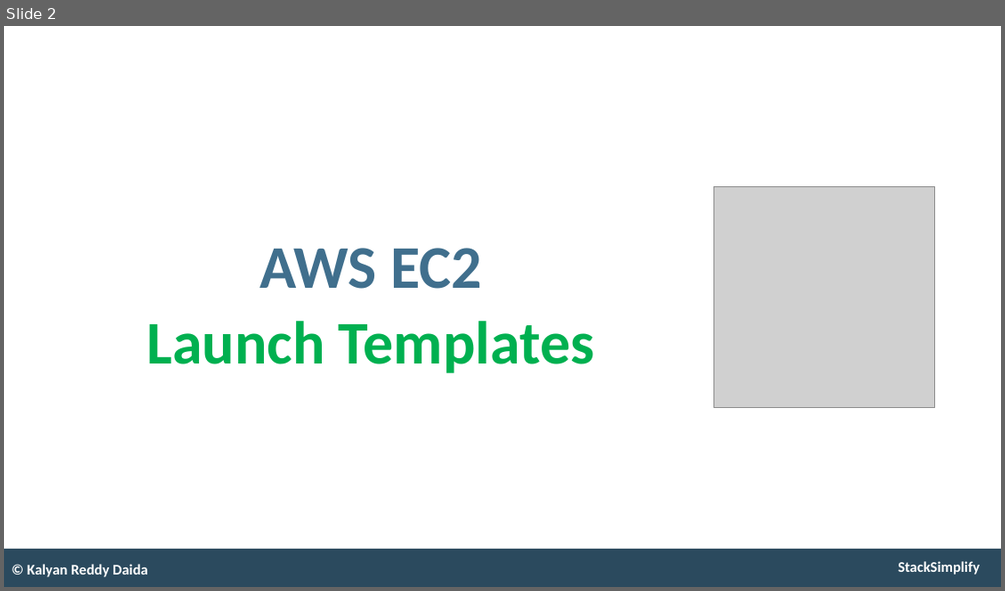
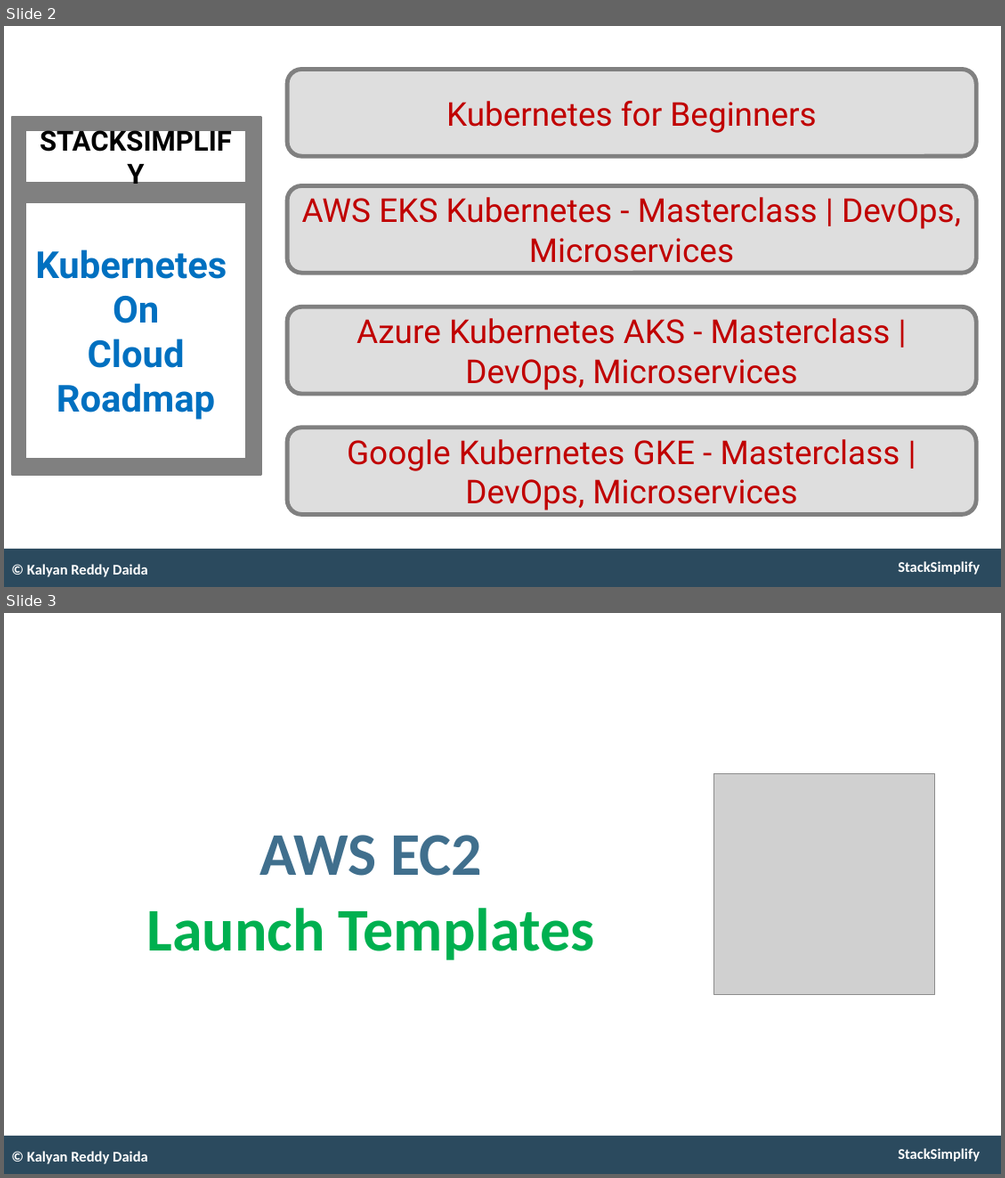
Before and after one commit to stacksimplify/aws-eks-kubernetes-masterclass, a slide deck: presentation/AWS-Fargate-and-EKS-Masterclass.pptx. Shown one above the other, each under a label of ours: slide 2 before the commit, slides 2 and 3 after it. The pictures are 1005x591 and 1005x1178 pixels, drawn with LibreOffice and Linux fonts; fonts in the diff are those of the drawing; grey boxes stand for pictures. Boxes give left, top, right and bottom in pixels: in the first picture for what was removed or moved away, otherwise in the second. Text is boxed around its words. In the diff, an @@ line names an element or a change of style, - is before the commit and + after.

Commit message:
Welcome to Stack Simplify

```diff
--- a/presentation/AWS-Fargate-and-EKS-Masterclass.pptx
+++ b/presentation/AWS-Fargate-and-EKS-Masterclass.pptx
@@ slide 2 added at (4, 26, 1001, 587), background #FFFFFF; not listed: 2 template elements that a slide beside it also shows @@
@@ rounded rectangle added at (287, 69, 976, 156), fill #DEDEDE, outline #808080 5 pt, 38 pt, text #C00000 @@
+Kubernetes for Beginners
@@ rectangle added at (12, 117, 261, 475), fill #808080, outline #808080 2.75 pt @@
@@ rectangle added at (25, 131, 246, 183), fill #FFFFFF, outline #808080 2 pt, 32 pt, text #000000, bold @@
+STACKSIMPLIFY
@@ rounded rectangle added at (287, 185, 976, 273), fill #DEDEDE, outline #808080 5 pt, 38 pt, text #C00000 @@
+AWS EKS Kubernetes - Masterclass | DevOps, Microservices
@@ rectangle added at (25, 202, 246, 459), fill #FFFFFF, outline #808080 2 pt, 43 pt, text #0070C0, bold @@
+Kubernetes
+On
+Cloud
+Roadmap
@@ rounded rectangle added at (287, 306, 976, 394), fill #DEDEDE, outline #808080 5 pt, 38 pt, text #C00000 @@
+Azure Kubernetes AKS - Masterclass | DevOps, Microservices
@@ rounded rectangle added at (287, 427, 976, 515), fill #DEDEDE, outline #808080 5 pt, 38 pt, text #C00000 @@
+Google Kubernetes GKE - Masterclass | DevOps, Microservices
@@ text added at (27, 564, 148, 577), 17 pt, text #FFFFFF, bold @@
+© Kalyan Reddy Daida
@@ what was slide 2 is now slide 3 @@
```
Also in this commit, not shown: 1 slide changed, 59 other files.
